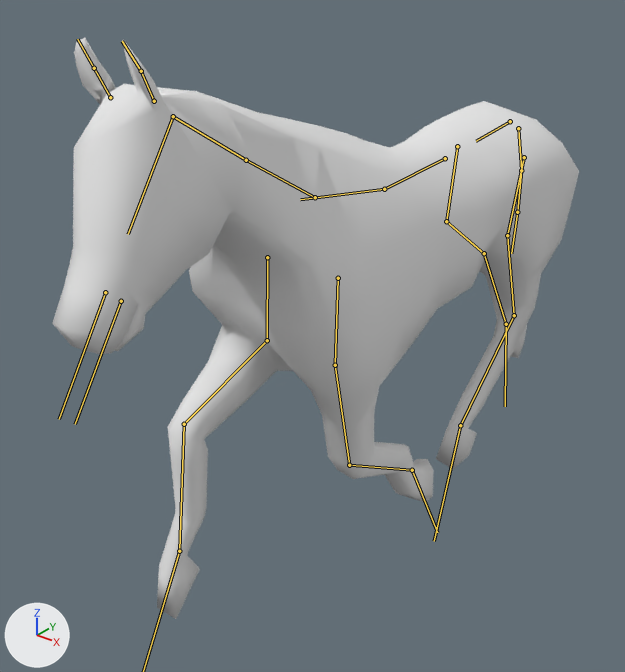
One commit to the FBX model FBX/Horse/Horse_Trot.fbx: the scene before it, then after it.
The view is the same before and after, from a 50 mm camera at (1.47, -2.33, 2.07) aimed at (-0.14, -0.32, 0.83). Arrows for +X, +Y and +Z are at lower left; the lights stay in place. Both versions are drawn at frame 1 of the action 'Horse_Trot'; the numbers are the values there. The bones that bend it are drawn over the model as lines.

Objects in the first picture: 'MESH_Horse'.
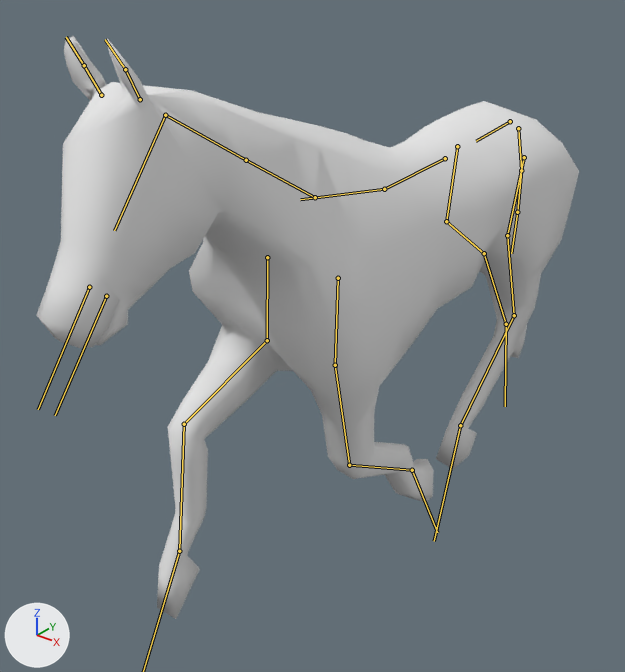
Pixel boxes [x1, y1, x2, y2] of what changed, in the pictures (625 x 672 px):
'MESH_Horse', posed
    before: [52, 38, 579, 619]
    after: [37, 36, 579, 619]
bone 'DEF_Neck2', root to tip
    before: (246, 160) to (173, 116)
    after: (246, 160) to (165, 115)

The change in detail:
Bone 'DEF_Neck2' (bone_def_neck2) turns from (5, -2, -1) to (5, -4, -6) degrees about its own x, y and z.
